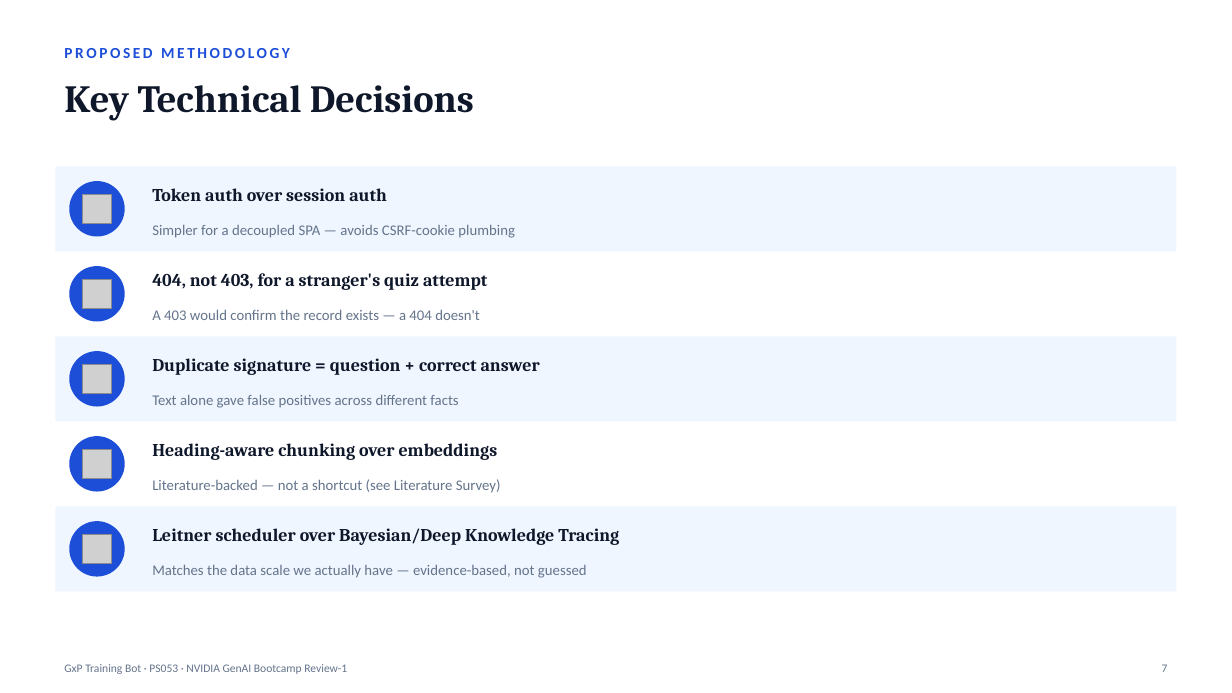
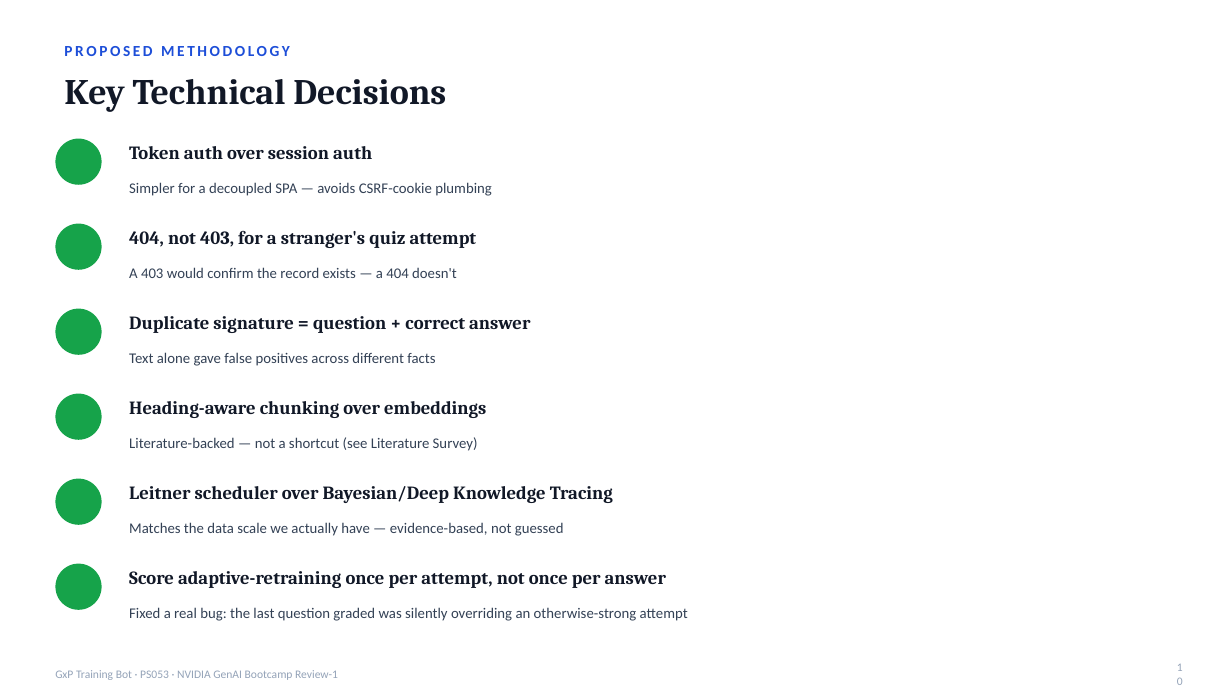
Before and after one commit to Kurapati-Sai-Suhas/GxP-Training-Bot, a slide deck: slide 10 of docs/GxP_Training_Bot_Review1.pptx (slide 7 before the commit). Drawn at 1232x693 pixels with LibreOffice and Linux fonts; fonts in the diff are those of the drawing; grey boxes stand for pictures; background and template pictures are left out. Boxes give left, top, right and bottom in pixels: in the first picture for what was removed or moved away, otherwise in the second. Text is boxed around its words. In the diff, an @@ line names an element or a change of style, - is before the commit and + after.

Commit message:
Add Elo ratings, FSRS spaced repetition, and README About section
Question/TopicMastery now track live Elo ratings (seeded from AI-reported
difficulty, updated per answered question) so mastery weighting reflects a
question's real observed difficulty instead of a one-time label. TopicMastery
review scheduling moves from fixed Leitner-box intervals to FSRS (stability/
difficulty fit per learner+SOP), with box_index kept only as a display/audit
signal. Question also gains generation_source (nvidia_nim/mock/manual) so
reviewers can verify the AI-drafting claim is real, and SOPChunk gains
chunking_strategy for the same auditability on the chunking cascade.

Also refreshes the Review-1 prep docs/deck and adds a README About section.

```diff
--- a/docs/GxP_Training_Bot_Review1.pptx
+++ b/docs/GxP_Training_Bot_Review1.pptx
@@ text "Key Technical Decisions" at [64,79,446,112]: size 30 to 28 pt, text colour #0F172A to #111827 @@
@@ ellipse added at [55,139,102,185], fill #16A34A @@
@@ text "Token auth over session auth": place and size @@
-text "Token auth over session auth" at [152,188,387,201]
+text "Token auth over session auth" at [129,146,372,159]
@@ rectangle removed at [55,166,1177,251] @@
@@ picture removed at [82,194,111,223] @@
@@ ellipse: place and size @@
-ellipse at [69,181,125,237]
+ellipse at [55,224,102,270]
@@ text "404, not 403, for a ...": place and size @@
-text "404, not 403, for a ..." at [152,273,487,290]
+text "404, not 403, for a ..." at [129,231,477,248]
@@ picture removed at [82,279,111,308] @@
@@ fill #1D4ED8 to #16A34A in 5 elements at [55,394,102,440], [55,479,102,525], [55,564,102,610], [55,224,102,270], [55,309,102,355] @@
@@ ellipse: place and size @@
-ellipse at [69,266,125,322]
+ellipse at [55,309,102,355]
@@ text "Duplicate signature = question + ...": place and size @@
-text "Duplicate signature = question + ..." at [152,358,540,375]
+text "Duplicate signature = question + ..." at [129,316,530,333]
@@ rectangle removed at [55,336,1177,421] @@
@@ picture removed at [82,364,111,393] @@
@@ ellipse: place and size @@
-ellipse at [69,351,125,407]
+ellipse at [55,394,102,440]
@@ text "Heading-aware chunking over embeddings": place and size @@
-text "Heading-aware chunking over embeddings" at [152,443,498,460]
+text "Heading-aware chunking over embeddings" at [129,401,486,418]
@@ picture removed at [82,449,111,478] @@
@@ ellipse: place and size @@
-ellipse at [69,436,125,492]
+ellipse at [55,479,102,525]
@@ size 14 to 14.5 pt, text colour #0F172A to #111827 in 5 elements at [129,146,372,159], [129,231,477,248], [129,316,530,333], [129,401,486,418], [129,486,613,503] @@
@@ text "Leitner scheduler over Bayesian/Deep Knowledge ...": place and size @@
-text "Leitner scheduler over Bayesian/Deep Knowledge ..." at [152,528,619,545]
+text "Leitner scheduler over Bayesian/Deep Knowledge ..." at [129,486,613,503]
@@ rectangle removed at [55,506,1177,592] @@
@@ 5 texts: place and size @@
-5 texts at [152,225,587,578]
+5 texts at [129,182,564,536]
@@ text colour #64748B to #334155 in 5 elements at [129,182,492,196], [129,267,457,278], [129,352,435,366], [129,437,478,451], [129,522,564,536] @@
@@ picture removed at [82,534,111,563] @@
@@ ellipse: place and size @@
-ellipse at [69,521,125,577]
+ellipse at [55,564,102,610]
@@ text added at [129,571,666,588], 14.5 pt, text #111827, bold @@
+Score adaptive-retraining once per attempt, not once per answer
@@ text added at [129,607,688,621], 11.5 pt, text #334155 @@
+Fixed a real bug: the last question graded was silently overriding an otherwise-strong attempt
@@ text "GxP Training Bot · PS053 ...": place and size @@
-text "GxP Training Bot · PS053 ..." at [64,664,347,674]
+text "GxP Training Bot · PS053 ..." at [55,670,338,680]
@@ text "GxP Training Bot · PS053 ..." at [55,670,338,680]: text colour #64748B to #94A3B8 @@
@@ text removed at [1162,664,1168,672] @@
-7
@@ text added at [1165,660,1192,688], 9 pt, text #94A3B8 @@
+10
```
Also in this commit, not shown: 11 other slides changed, 3 slides added, 1 slide removed, 32 other files.
